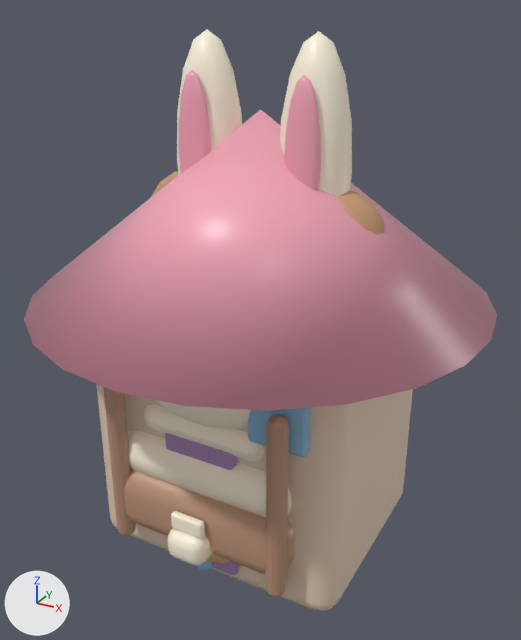
The glTF model examples/breakfast-story/public/models/toybox.glb, before and after one commit.
Rendered twice from a camera (50 mm lens) standing at (1.001, -1.82, 1.666) and looking at (-0.005, 0.008, 0.752). The lights are fixed; the arrows at lower left show +X, +Y and +Z. The picture after the commit comes second. Where no turn or scale is listed for an object, it has been applied to the vertices. Vertices at exactly the same position are counted once.

The older version as bpy lines, for what is in view:
```python
me_cube_057 = bpy.data.meshes.new('Cube.057')
me_cube_057.from_pydata(...)  # 487 vertices, 950 faces; spans x -0.3..0.3, y -0.43..0.425, z 0.1..0.7
# faces by material slot: [444, 350, 156]
me_cube_057.materials.append(mat_bc9479)  # beige #bc9479
me_cube_057.materials.append(mat_fff5df)  # pale yellow #fff5df
me_cube_057.materials.append(mat_8bbddf)  # blue #8bbddf
me_sphere_241 = bpy.data.meshes.new('Sphere.241')
me_sphere_241.from_pydata(...)  # 1482 vertices, 2912 faces; spans x -0.37..0.37, y -0.39..0.3, z -0.05..1.6
# faces by material slot: [1792, 672, 448]
me_sphere_241.materials.append(mat_fff5df)  # pale yellow #fff5df
me_sphere_241.materials.append(mat_f4a7b9)  # pink #f4a7b9
me_sphere_241.materials.append(mat_333653)  # dark blue #333653
me_sphere_265 = bpy.data.meshes.new('Sphere.265')
me_sphere_265.from_pydata(...)  # 1482 vertices, 2912 faces; spans x -0.39..0.39, y -0.465..0.3, z -0.05..1.2
# faces by material slot: [1344, 672, 672, 224]
me_sphere_265.materials.append(mat_c79872)  # brown #c79872
me_sphere_265.materials.append(mat_fff5df)  # pale yellow #fff5df
me_sphere_265.materials.append(mat_333653)  # dark blue #333653
me_sphere_265.materials.append(mat_f4a7b9)  # pink #f4a7b9
ob_bear = bpy.data.objects.new('bear', me_sphere_265)
ob_bear.location = (0.0, 0.0, 0.0)
ob_bed = bpy.data.objects.new('bed', me_cube_057)
ob_bed.location = (0.0, 0.0, 0.0)
ob_rabbit = bpy.data.objects.new('rabbit', me_sphere_241)
ob_rabbit.location = (0.0, 0.0, 0.0)
# also in view: 'toothbrush' at (0.0, -0.04, 0.176); 'house' at (0.0, 0.0, 0.697)
```
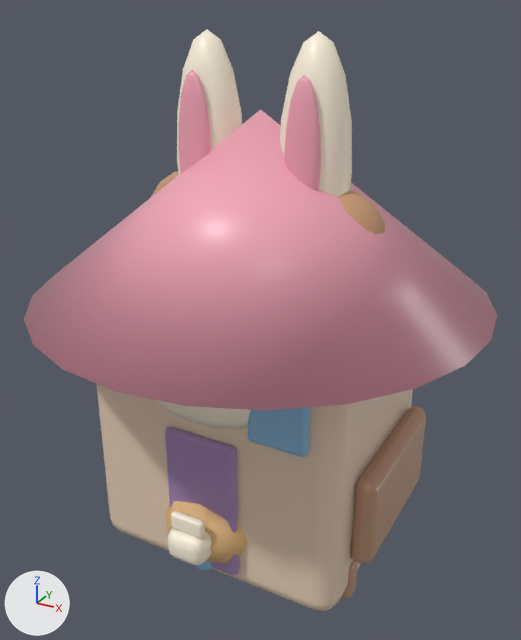
Pixel boxes [x1, y1, x2, y2] of what changed, in the pictures (521 x 640 px):
'bed', reshaped: before [103, 387, 294, 598]; after [341, 406, 426, 599]
part 1 of me_cube_057, deleted (beige): before [124, 468, 294, 574]
part 2 of me_cube_057, deleted (pale yellow): before [144, 405, 265, 461]
part 3 of me_cube_057, deleted (beige): before [103, 387, 136, 536]
part 4 of me_cube_057, deleted (beige): before [265, 414, 289, 598]
part 5 of me_cube_057, reshaped: before [128, 431, 291, 517]; after [341, 406, 426, 599]
'bread', unchanged, uncovered by the edit: before [206, 547, 229, 563]; after [165, 501, 248, 563]

Patch to the scene script:
```diff
--- a/examples/breakfast-story/public/models/toybox.glb.py
+++ b/examples/breakfast-story/public/models/toybox.glb.py
@@ me_cube_057 @@
 # used by ob_bed; location = (0.0, 0.0, 0.0)
-me_cube_057.from_pydata(...)  # 487 vertices, 950 faces; spans x -0.3..0.3, y -0.43..0.425, z 0.1..0.7
+me_cube_057.from_pydata(...)  # 930 vertices, 1820 faces; spans x -0.495..0.495, y -0.25..0.25, z 0.0..0.73
+# me_cube_057 part 1: the loose piece of 96 vertices spanning x -0.3..0.3, y -0.425..0.425, z 0.14..0.36 is deleted
+# me_cube_057 part 2: the loose piece of 83 vertices spanning x -0.21..0.21, y -0.38..-0.18, z 0.49..0.59 is deleted
+# me_cube_057 part 3: the loose piece of 66 vertices spanning x -0.3..-0.24, y -0.43..-0.37, z 0.1..0.7 is deleted
+# me_cube_057 part 4: the loose piece of 66 vertices spanning x 0.24..0.3, y -0.43..-0.37, z 0.1..0.7 is deleted
+# me_cube_057 part 5: 96 vertices removed from x -0.295..0.295, y -0.4..0.4, z 0.32..0.48; 816 vertices added at x -0.495..0.495, y -0.25..0.25, z 0.0..0.73
+# other edits to the shape of me_cube_057 do not show in these pictures
 me_cube_057.materials.append(mat_bc9479)
```
